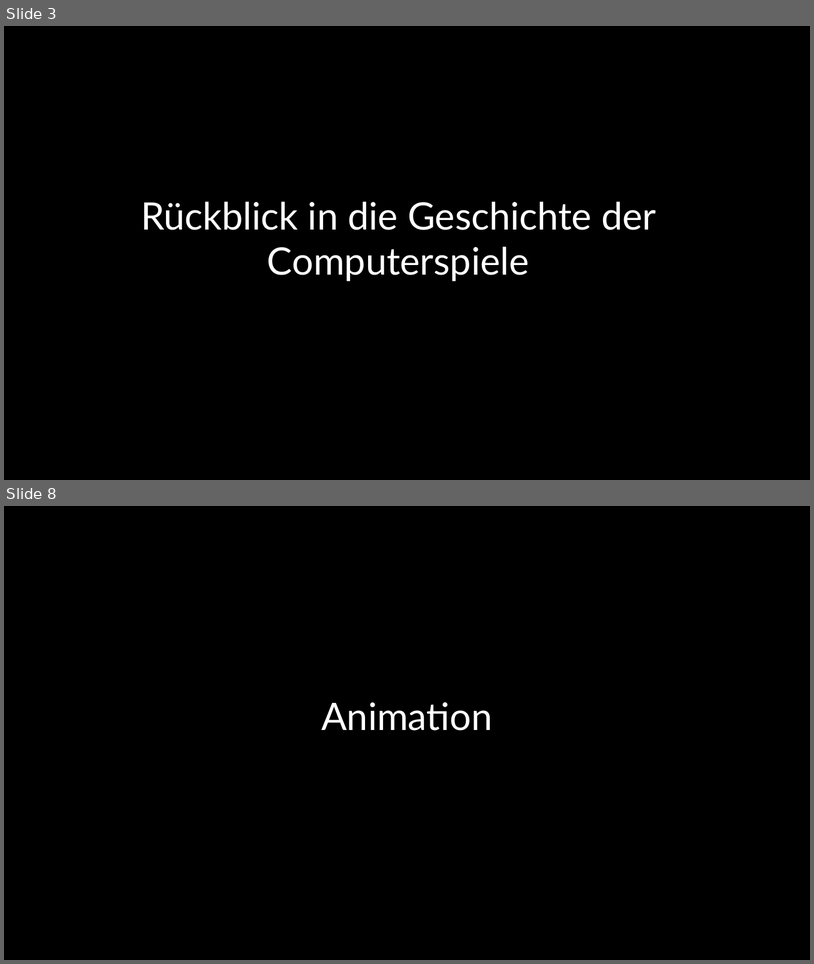
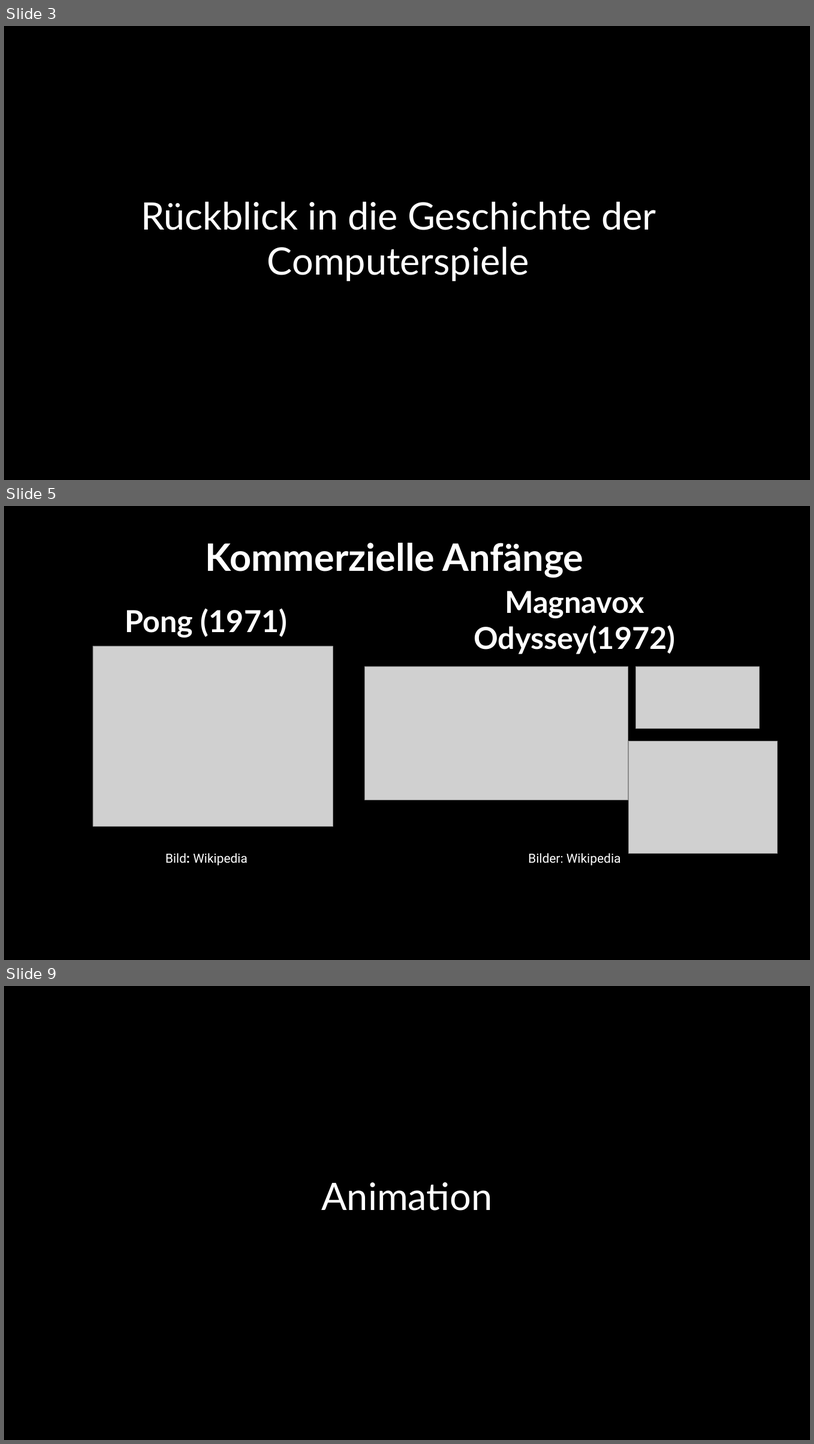
Before and after one commit to Lehr-Lern-Labor/Scienc-Camp-KI, a slide deck: Folien/05-Gestaltung und Animation.pptx. Shown one above the other, each under a label of ours: slides 3 and 8 before the commit, slides 3, 5 and 9 after it; the slides between them are not shown. The pictures are 814x964 and 814x1444 pixels, drawn with LibreOffice and Linux fonts; fonts in the diff are those of the drawing; grey boxes stand for pictures. Boxes give left, top, right and bottom in pixels: in the first picture for what was removed or moved away, otherwise in the second. Text is boxed around its words. In the diff, an @@ line names an element or a change of style, - is before the commit and + after.

```diff
--- a/Folien/05-Gestaltung und Animation.pptx
+++ b/Folien/05-Gestaltung und Animation.pptx
@@ slide 5 added at (4, 506, 810, 960), background #000000 @@
@@ text added at (205, 543, 584, 578), 90 pt, text #FFFFFF, bold @@
+Kommerzielle Anfänge
@@ text added at (474, 591, 676, 654), 72 pt, text #FFFFFF, bold @@
+Magnavox Odyssey(1972)
@@ text added at (125, 608, 288, 637), 72 pt, text #FFFFFF, bold @@
+Pong (1971)
@@ picture added at (93, 646, 333, 826) @@
@@ picture added at (365, 666, 629, 799) @@
@@ picture added at (636, 666, 759, 728) @@
@@ picture added at (629, 741, 778, 853) @@
@@ text added at (165, 853, 248, 865), 30 pt, text #FFFFFF @@
+Bild: Wikipedia
@@ text added at (528, 853, 621, 865), 30 pt, text #FFFFFF @@
+Bilder: Wikipedia
@@ what was slide 8 is now slide 9 @@
```
Also in this commit, not shown: 12 slides changed, 1 other slide added, 1 slide removed.
